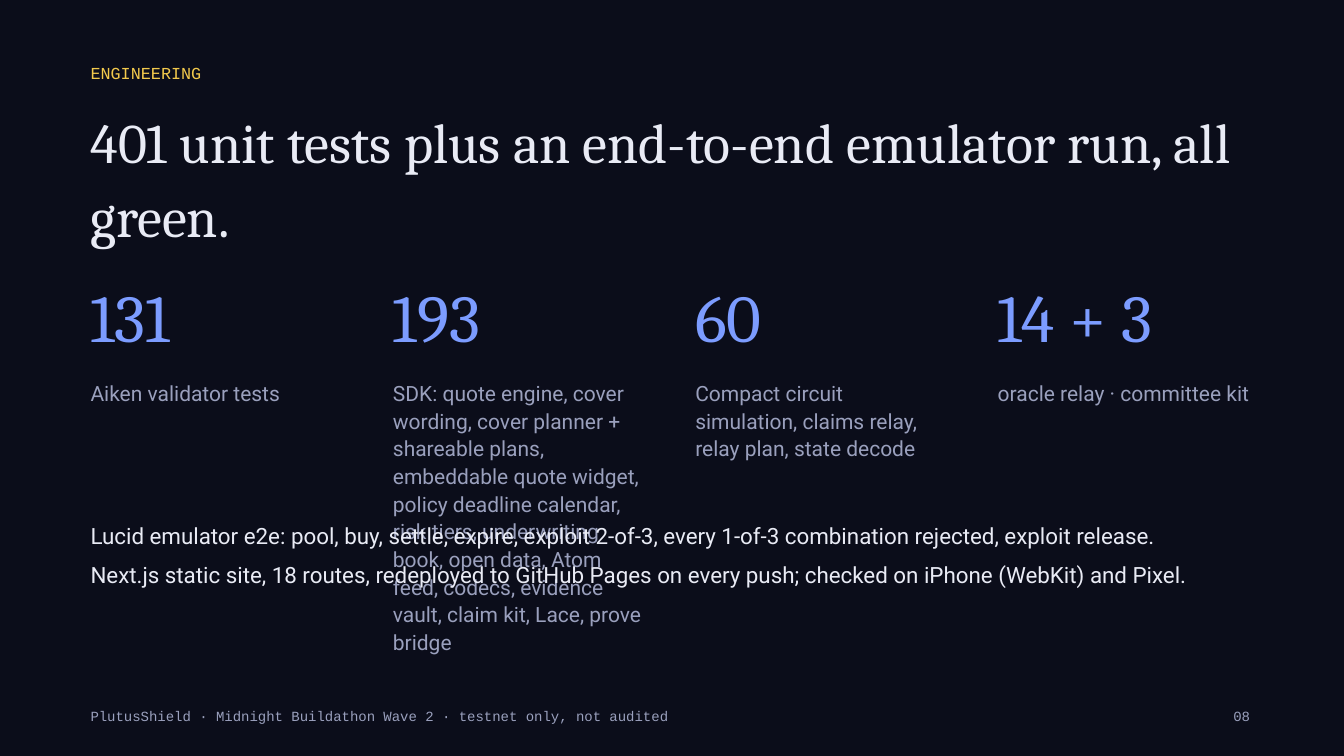
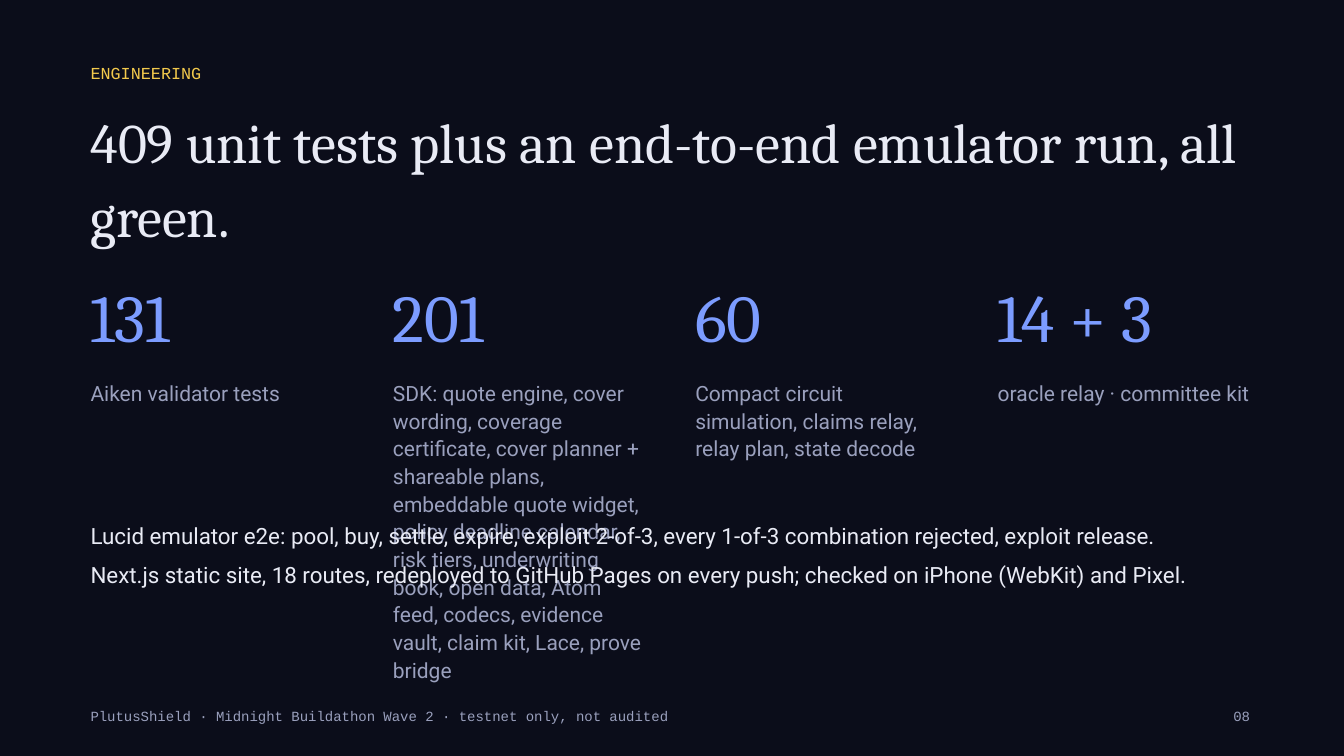
Before and after one commit to Kshot3000/PlutusShield, a slide deck: slide 8 of docs/buildathon/PlutusShield-Wave2-deck.pptx. Drawn at 1344x756 pixels with LibreOffice and Linux fonts; fonts in the diff are those of the drawing. Boxes give left, top, right and bottom in pixels: in the first picture for what was removed or moved away, otherwise in the second. Text is boxed around its words. In the diff, an @@ line names an element or a change of style, - is before the commit and + after.

Commit message:
Cover certificate: downloadable Certificate of Cover on /policy from policy + deployment params
Judges and holders can download proof of what they bought without trusting
marketing copy. The SDK builds a printable Certificate of Cover
(packages/sdk/src/certificate.ts) from the policy record and deployment
params: product, policy id, coverage, premium when known, term, claim
deadline, what pays, network, pool, tracker / terms / claim links, plus
honest testnet / not-a-regulated-insurance disclaimers. Output is
deterministic Markdown (issuedAt defaults to expiry).

- SDK: buildCoverageCertificate, coverageCertificateMarkdown,
  coverageCertificateFilename, coverageCertificatePlainText; 8 tests
  (depeg + exploit happy paths, filename, markdown fields, invalid
  policyId, start>=expiry, claim-deadline math, determinism).
- Web: PolicyCertificate on /policy (Download .md + Print) next to the
  deadline calendar, wired from KnownPolicy + Preview / exploit pool params.
- README roadmap, WAVE2 surfaces table, SECURITY counts and deck rebuilt
  (SDK 201, 409 total).

Verified: pnpm test:sdk 201/201, pnpm lint clean, test-report --check ok.

```diff
--- a/docs/buildathon/PlutusShield-Wave2-deck.pptx
+++ b/docs/buildathon/PlutusShield-Wave2-deck.pptx
@@ text at <box>91,124,1237,175</box>: text changed @@
-401 unit tests plus an end-to-end emulator run, all green.
+409 unit tests plus an end-to-end emulator run, all green.
@@ text at <box>393,297,484,343</box>: text changed @@
-193
+201
@@ text at <box>393,386,641,683</box>: text changed @@
-SDK: quote engine, cover wording, cover planner + shareable plans, embeddable quote widget, policy deadline calendar, risk tiers, underwriting book, open data, Atom feed, codecs, evidence vault, claim kit, Lace, prove bridge
+SDK: quote engine, cover wording, coverage certificate, cover planner + shareable plans, embeddable quote widget, policy deadline calendar, risk tiers, underwriting book, open data, Atom feed, codecs, evidence vault, claim kit, Lace, prove bridge
```
Also in this commit, not shown: 12 other files.
